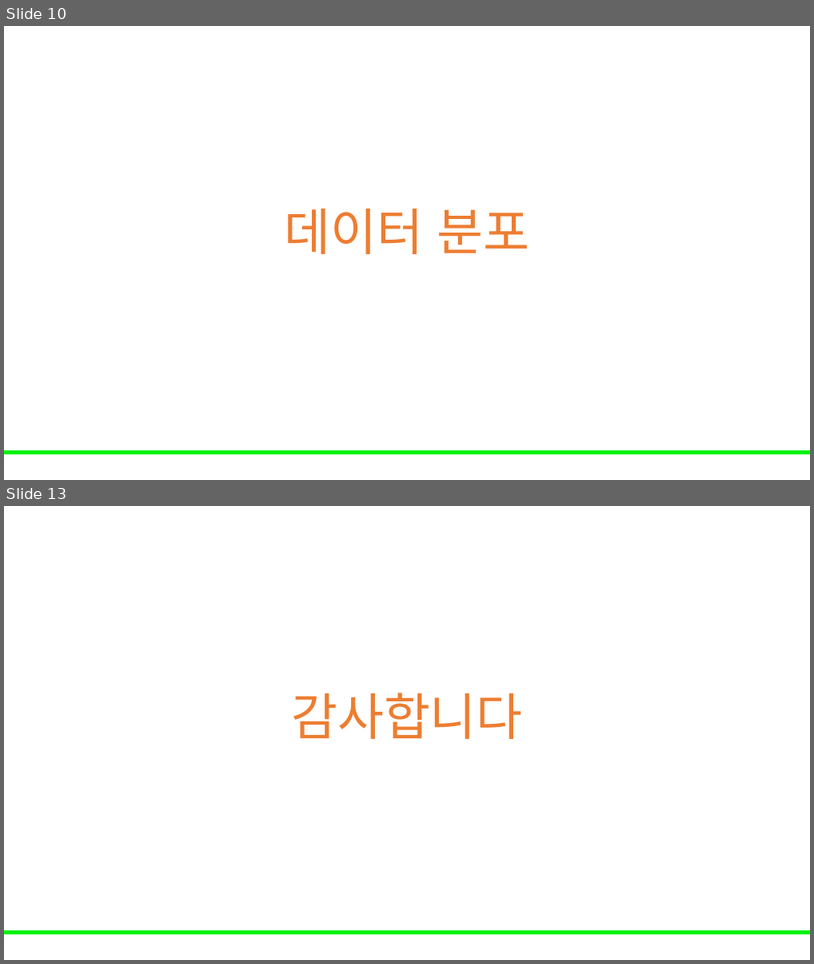
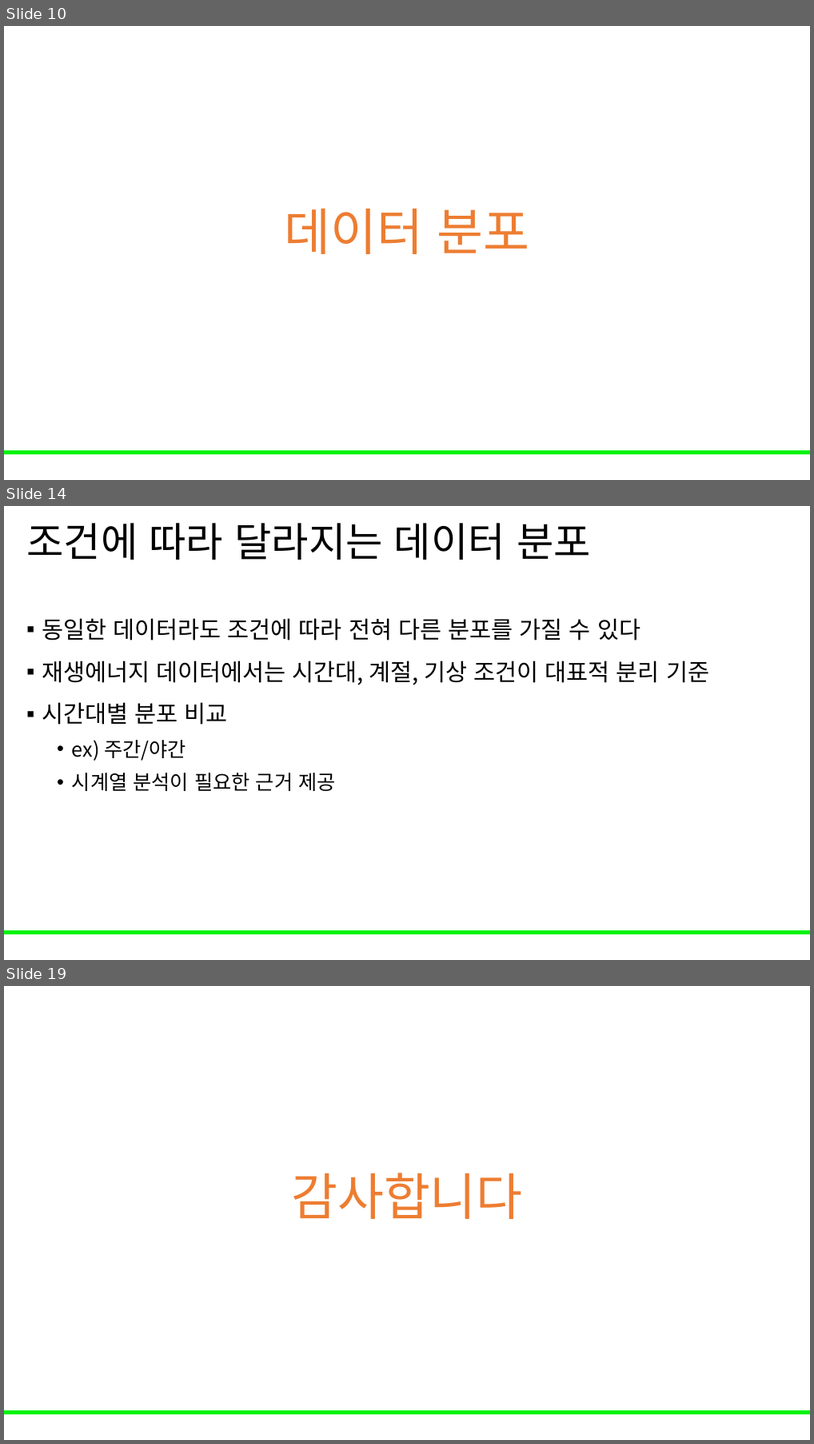
Before and after one commit to Leader-Lesson/KDT_RE_5th, a slide deck: material/5_AI/04_데이터 전처리와 EDA 기초.pptx. Shown one above the other, each under a label of ours: slides 10 and 13 before the commit, slides 10, 14 and 19 after it; the slides between them are not shown. The pictures are 814x964 and 814x1444 pixels, drawn with LibreOffice and Linux fonts; fonts in the diff are those of the drawing; background and template pictures are left out. Boxes give left, top, right and bottom in pixels: in the first picture for what was removed or moved away, otherwise in the second. Text is boxed around its words. In the diff, an @@ line names an element or a change of style, - is before the commit and + after.

Commit message:
데이터 분석 추가

```diff
--- a/material/5_AI/04_데이터 전처리와 EDA 기초.pptx
+++ b/material/5_AI/04_데이터 전처리와 EDA 기초.pptx
@@ slide 14 added at (x1=4, y1=506, x2=810, y2=960), background #FFFFFF; not listed: 1 template element that a slide beside it also shows @@
@@ title added at (x1=26, y1=523, x2=591, y2=560), 48 pt, text #000000 @@
+조건에 따라 달라지는 데이터 분포
@@ text added at (x1=42, y1=618, x2=710, y2=791), 28 pt, text #000000 @@
+▪ 동일한 데이터라도 조건에 따라 전혀 다른 분포를 가질 수 있다
+▪ 재생에너지 데이터에서는 시간대, 계절, 기상 조건이 대표적 분리 기준
+▪ 시간대별 분포 비교
+  • ex) 주간/야간
+  • 시계열 분석이 필요한 근거 제공
@@ what was slide 13 is now slide 19 @@
```
Also in this commit, not shown: 5 slides changed, 5 other slides added.
